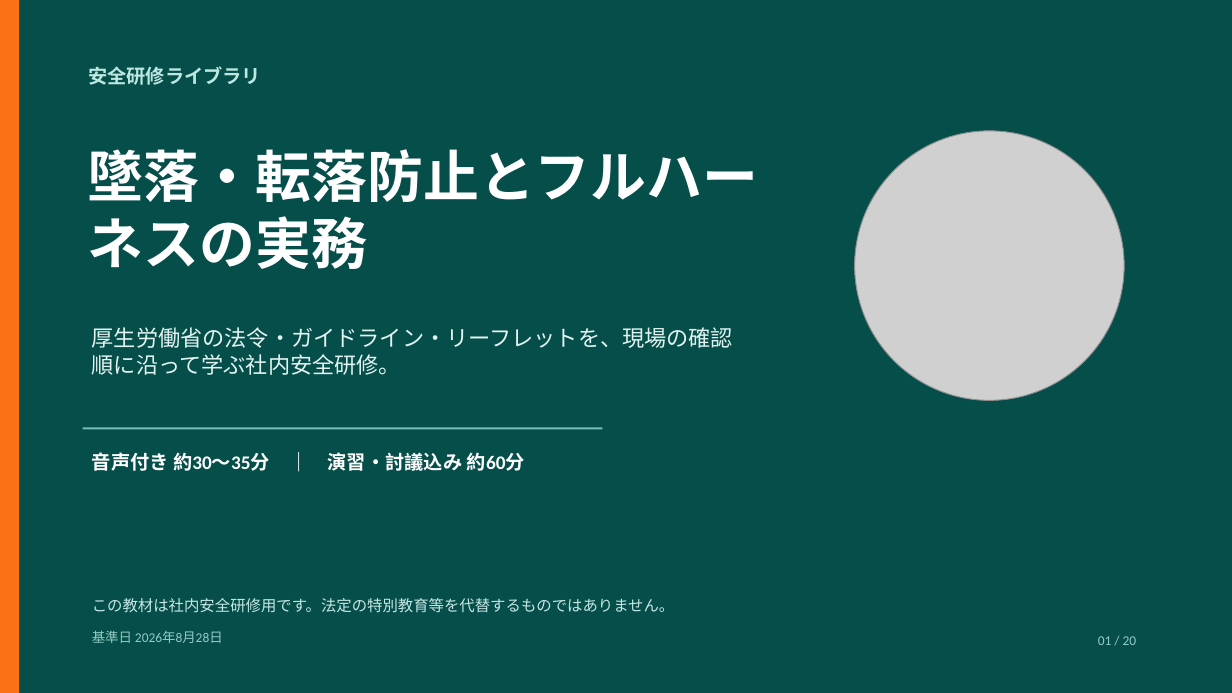
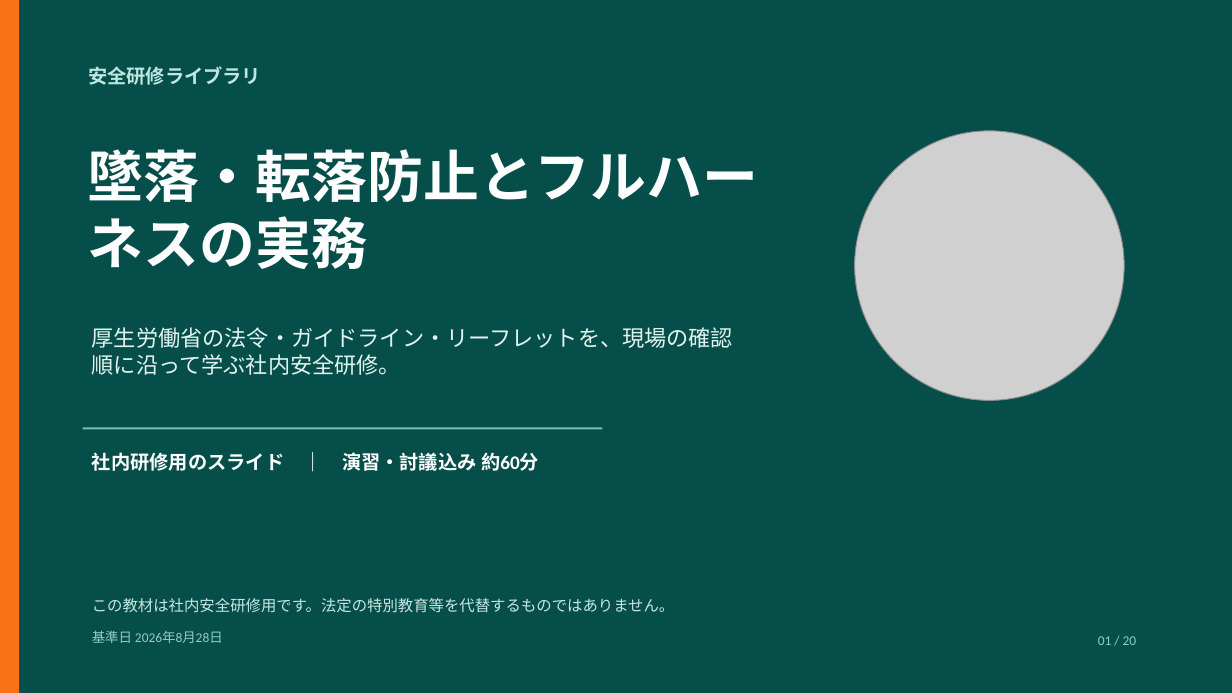
Before and after one commit to kameking-lab/safe-ai-site, a slide deck: slide 1 of web/public/training/safety-seminars/fall-prevention/downloads/fall-prevention-training.pptx. Drawn at 1232x693 pixels with LibreOffice and Linux fonts; fonts in the diff are those of the drawing; grey boxes stand for pictures. Boxes give left, top, right and bottom in pixels: in the first picture for what was removed or moved away, otherwise in the second. Text is boxed around its words. In the diff, an @@ line names an element or a change of style, - is before the commit and + after.

```diff
--- a/web/public/training/safety-seminars/fall-prevention/downloads/fall-prevention-training.pptx
+++ b/web/public/training/safety-seminars/fall-prevention/downloads/fall-prevention-training.pptx
@@ text at [92,452,539,471]: text changed @@
-音声付き 約30〜35分 ｜ 演習・討議込み 約60分
+社内研修用のスライド ｜ 演習・討議込み 約60分
```
Also in this commit, not shown: 32 other files.
